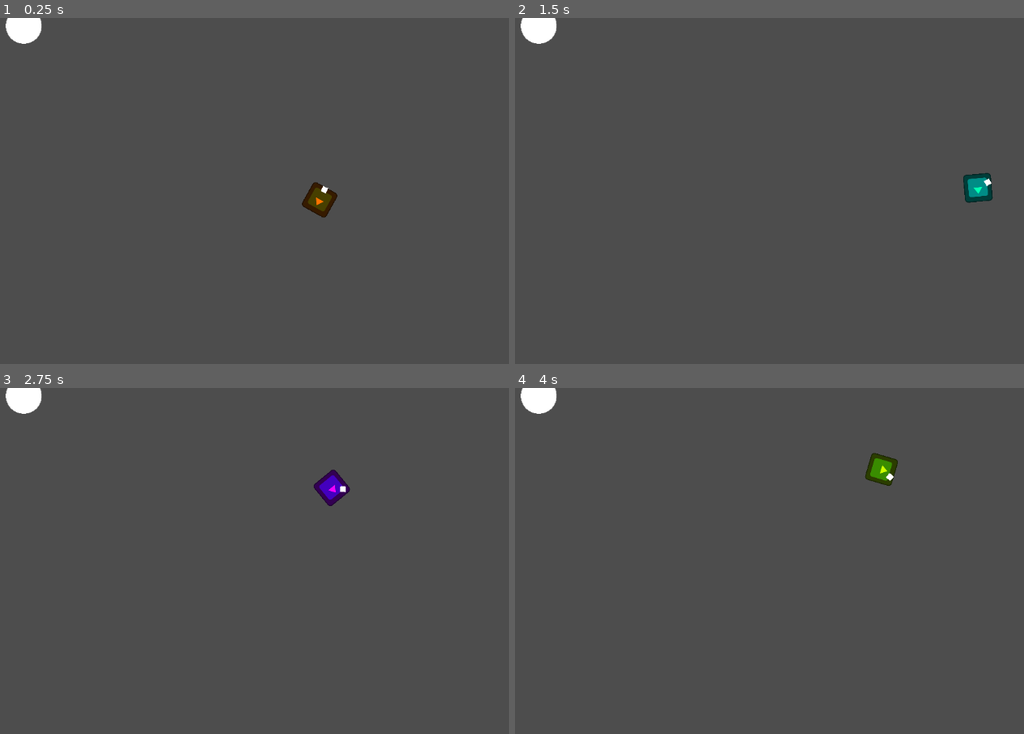
Above: before the commit, frames 1-4 (two rows, left to right).
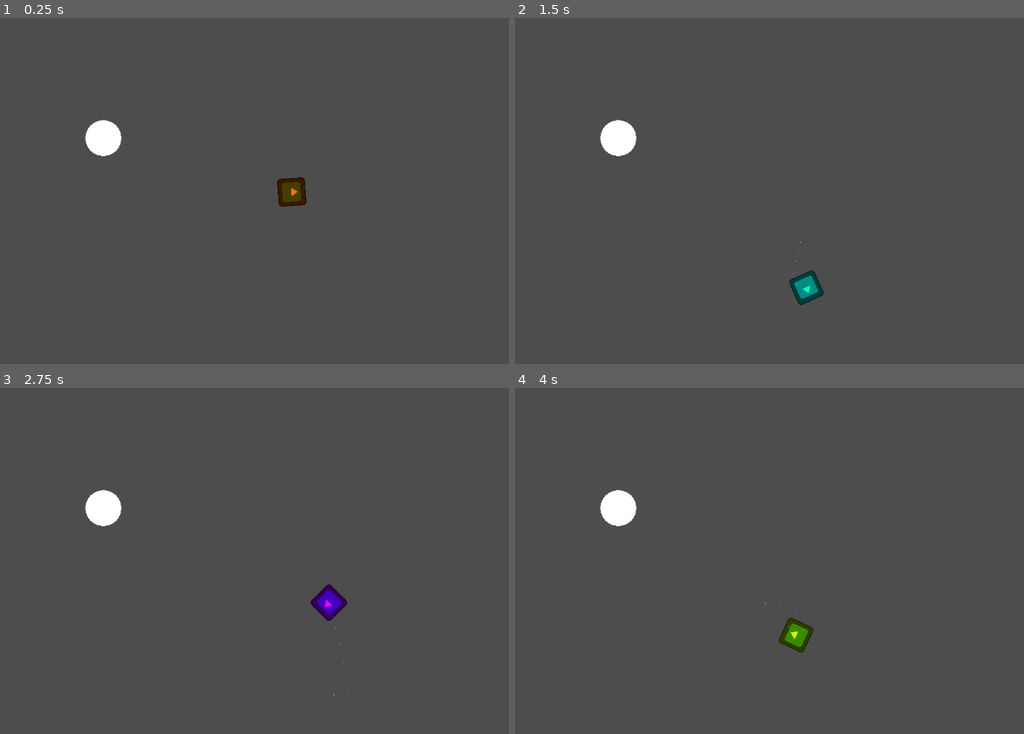
Above: after the commit, the same moments.

Repository: Setry/gj-solo
Game: Godot game, scene res://Scenes/MainTest.tscn
The game is run twice, just before and just after one commit, with the same random seed, the same clock (stepped at 60 frames per second) and the same inputs. The engine's default icon, where the game draws it, is replaced by a stand-in: a white triangle on a blue panel in a dark square.
Inputs:
- Up to frame 1 (0.25 s): no input
- Up to frame 2 (1.5 s): hold Space (press) 0.53-1.28 s; tap Space (press) at 1.35 s
- Up to frame 3 (2.75 s): hold Space (press) from 2.03 s (still down)
- Up to frame 4 (4 s): release Space (press) at 2.78 s; tap Space (press) at 2.85 s; hold Space (press) from 3.53 s (still down)

The runs differ from the first frame. In frame 1, 1.9% of the frame differs, in the area x 1-67%, y 0-58%; in frame 2, 1.9%, in the area x 1-94%, y 0-83%; in frame 3, 1.9%; in frame 4, 1.9%.

Commit message:
More player interaction

Diff:
--- a/Scenes/MainTest.tscn
+++ b/Scenes/MainTest.tscn
@@ -1,17 +1,15 @@
-[gd_scene load_steps=4 format=3 uid="uid://bsa4keg000rd7"]
+[gd_scene load_steps=3 format=3 uid="uid://bsa4keg000rd7"]
 
 [ext_resource type="PackedScene" uid="uid://blkxf2p205brj" path="res://assets/Player.tscn" id="1_c2270"]
 [ext_resource type="PackedScene" uid="uid://3nvum3th5233" path="res://assets/Body.tscn" id="2_bhhyf"]
 
-[sub_resource type="CanvasTexture" id="CanvasTexture_c2270"]
+[node name="Node2D" type="Node2D"]
 
-[node name="Node2D" type="Node2D"]
+[node name="Area2D" parent="." instance=ExtResource("2_bhhyf")]
+position = Vector2(191, 214)
 
 [node name="Player" parent="." instance=ExtResource("1_c2270")]
 position = Vector2(526, 310)
 
-[node name="Indicator" type="Sprite2D" parent="Player"]
-scale = Vector2(10, 10)
-texture = SubResource("CanvasTexture_c2270")
-
-[node name="Area2D" parent="." instance=ExtResource("2_bhhyf")]
+[node name="Camera2D" type="Camera2D" parent="."]
+anchor_mode = 0
--- a/assets/Body.tscn
+++ b/assets/Body.tscn
@@ -4,6 +4,7 @@
 [ext_resource type="Texture2D" uid="uid://d1nagvj16273i" path="res://Sprites/0qfv7ov5.png" id="2_3f56x"]
 
 [sub_resource type="CircleShape2D" id="CircleShape2D_g2rrn"]
+radius = 31.9
 
 [node name="Area2D" type="Area2D"]
 script = ExtResource("1_18rrp")
--- a/assets/Player.tscn
+++ b/assets/Player.tscn
@@ -7,11 +7,15 @@
 [sub_resource type="CircleShape2D" id="CircleShape2D_e80uo"]
 radius = 30.0
 
+[sub_resource type="ParticleProcessMaterial" id="ParticleProcessMaterial_16d5g"]
+particle_flag_disable_z = true
+direction = Vector3(0, -1, 0)
+gravity = Vector3(0, 98, 0)
+
 [node name="Player" type="CharacterBody2D"]
 script = ExtResource("1_16d5g")
 
 [node name="Sprite2D" type="Sprite2D" parent="."]
-position = Vector2(9.53674e-07, 9.53674e-07)
 scale = Vector2(0.386719, 0.386719)
 texture = ExtResource("1_jumf5")
 script = ExtResource("2_16d5g")
@@ -22,4 +26,5 @@
 
 [node name="AudioStreamPlayer2D" type="AudioStreamPlayer2D" parent="."]
 
-[node name="Camera2D" type="Camera2D" parent="."]
+[node name="GPUParticles2D" type="GPUParticles2D" parent="."]
+process_material = SubResource("ParticleProcessMaterial_16d5g")
--- a/scripts/Body.gd
+++ b/scripts/Body.gd
@@ -1 +1,9 @@
 extends Area2D
+
+func _ready() -> void:
+	self.body_entered.connect(_on_body_entered)
+	#self.body_exited.connect(_on_body_exited)
+
+func _on_body_entered(body: Node2D):
+	$Sprite2D.modulate = body._get_color()
+	body._attach_to(self)
--- a/scripts/CharSprite.gd
+++ b/scripts/CharSprite.gd
@@ -1,36 +1,14 @@
 extends Sprite2D
 
-const MOVEMENT_SPEED: float = 5
-const ROTATION_SPEED: float = 0.1
+var hue: float = 0
 
 var indicator: Sprite2D
-var hue: float = 0
-var velocity: Vector2 = Vector2()
-var angle: float = 0
+var paused: bool = false
 
 func _ready() -> void:
 	self.indicator = get_parent().get_node("Indicator") as Sprite2D
 
 func _process(delta):
-	hue += 0.005
+	if not paused:
+		hue += 0.005
 	self.modulate = Color.from_hsv(hue, 1, 1, 1)
-	self.position += velocity
-	#self.modulate = Color(0, 0, 1)
-	#self.modulate = Color(1, 1, 1)
-
-
-#func _input(event: InputEvent) -> void:
-#	if event.is_action_pressed("press"):
-#		velocity = Vector2(randf() - 0.5, randf() - 0.5).normalized()
-#		print("test")
-#		pressed = true
-#	elif event.is_action_released("press"):
-#		pressed = false
-	self.angle += 0.1
-	self.angle = fmod(self.angle, 6.28)
-	self.indicator.position = self.position + Vector2(cos(angle), sin(angle)).normalized() * 20
-	self.indicator.rotation = angle
-
-func _input(event: InputEvent) -> void:
-	if event.is_action_pressed("press"):
-		velocity = Vector2(cos(angle), sin(angle)).normalized() * MOVEMENT_SPEED
--- a/scripts/player.gd
+++ b/scripts/player.gd
@@ -3,11 +3,39 @@
 var pos : Vector2;
 var old_pos : Vector2;
 var moving : bool;
-var rotation_speed = 1.5
+var rotation_speed = 0.1
+var movement_speed = 200
+var attached_to: Node2D
+var attach_offset: Vector2
 
 func _ready():
 	old_pos = global_position;
 	pos = global_position;
 
+func _attach_to(other):
+	attached_to = other
+	attach_offset = position - other.position
+	$Sprite2D.paused = true
+
+func _get_color():
+	return $Sprite2D.modulate
+
 func _physics_process(delta):
 	self.rotate(rotation_speed)
+	move_and_slide()
+
+	if attached_to != null:
+		self.position = attached_to.position + attach_offset
+		attach_offset *= 0.975
+
+func _input(event: InputEvent) -> void:
+	if event.is_action_pressed("press"):
+		if attached_to != null:
+			# Detach from node
+			attached_to = null
+			attach_offset = Vector2()
+			$Sprite2D.paused = false
+
+		var actual_rotation = rotation - PI / 2 # 0 = up
+		velocity = Vector2(cos(actual_rotation), sin(actual_rotation)).normalized() * movement_speed
+		print(velocity)
Not shown: 1 places in assets/Player.tscn that only renumber resources
